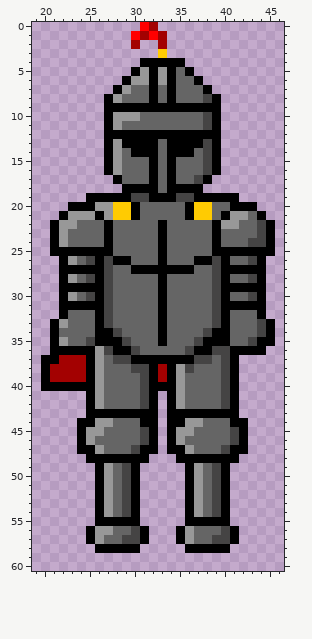
A pixel-art sprite gets an edit: ATS_Demo/Assets/Sprites/Armor.png. This is how it looked before the edit.
The file is 64x64 pixels. Shown: x 19..46, y 0..60.
After:
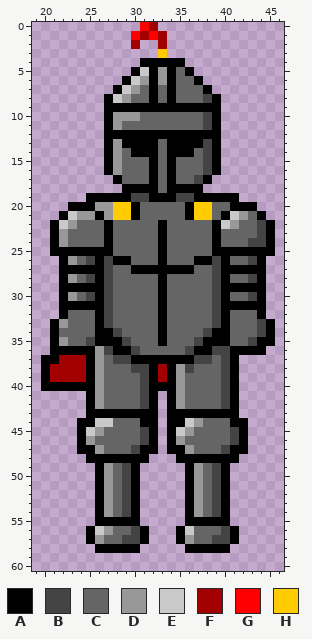
Palette (. is transparent): A #000000  B #454444  C #656565  D #989898  E #c9c9c9  F #a30101  G #ff0000  H #ffcb02
Difference:
y 5: x 31 D -> E
y 6: x 30 D -> E
y 7: x 29..30 DC -> ED
y 8: x 28..29 DC -> ED
y 21: x 23 D -> E; x 41 D -> E
y 22: x 22 D -> E; x 40 D -> E
y 44: x 26..27 DD -> EE; x 36 D -> E
y 45: x 25 D -> E; x 35 D -> E
y 56: x 26 D -> E; x 36 D -> E
